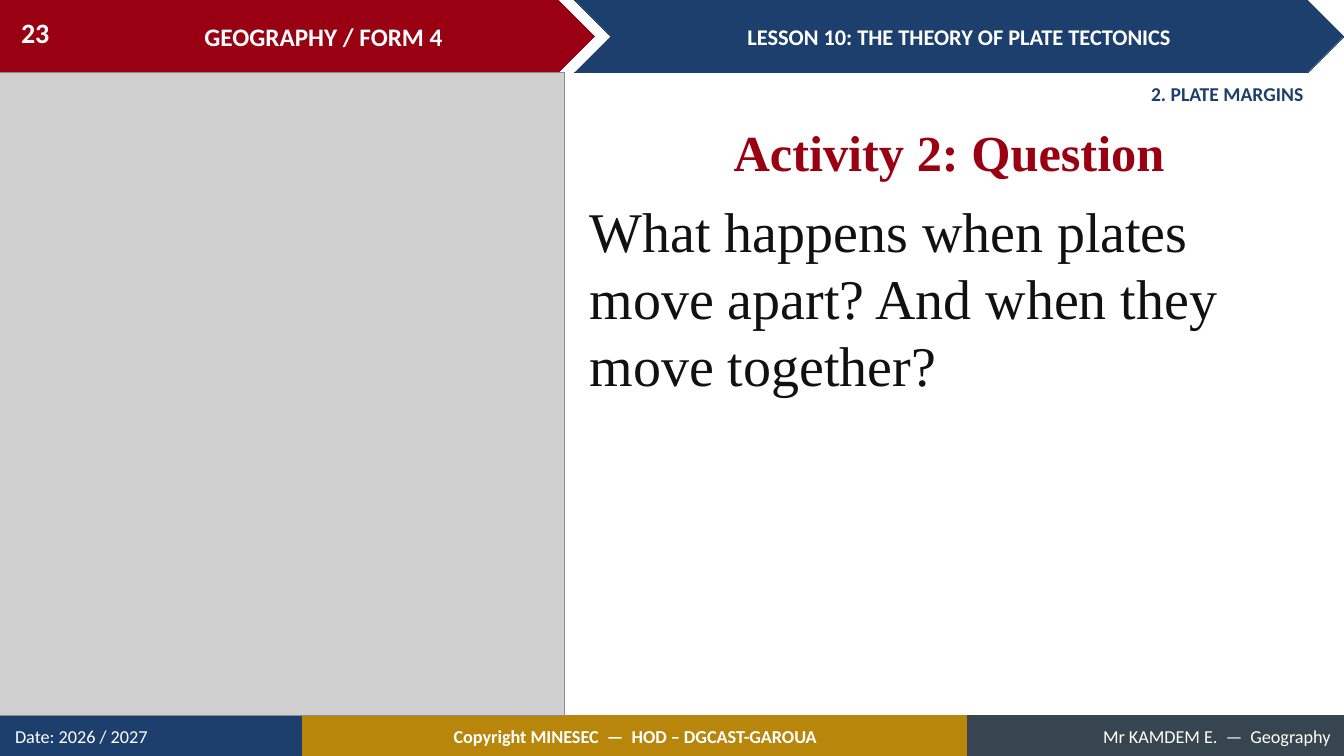
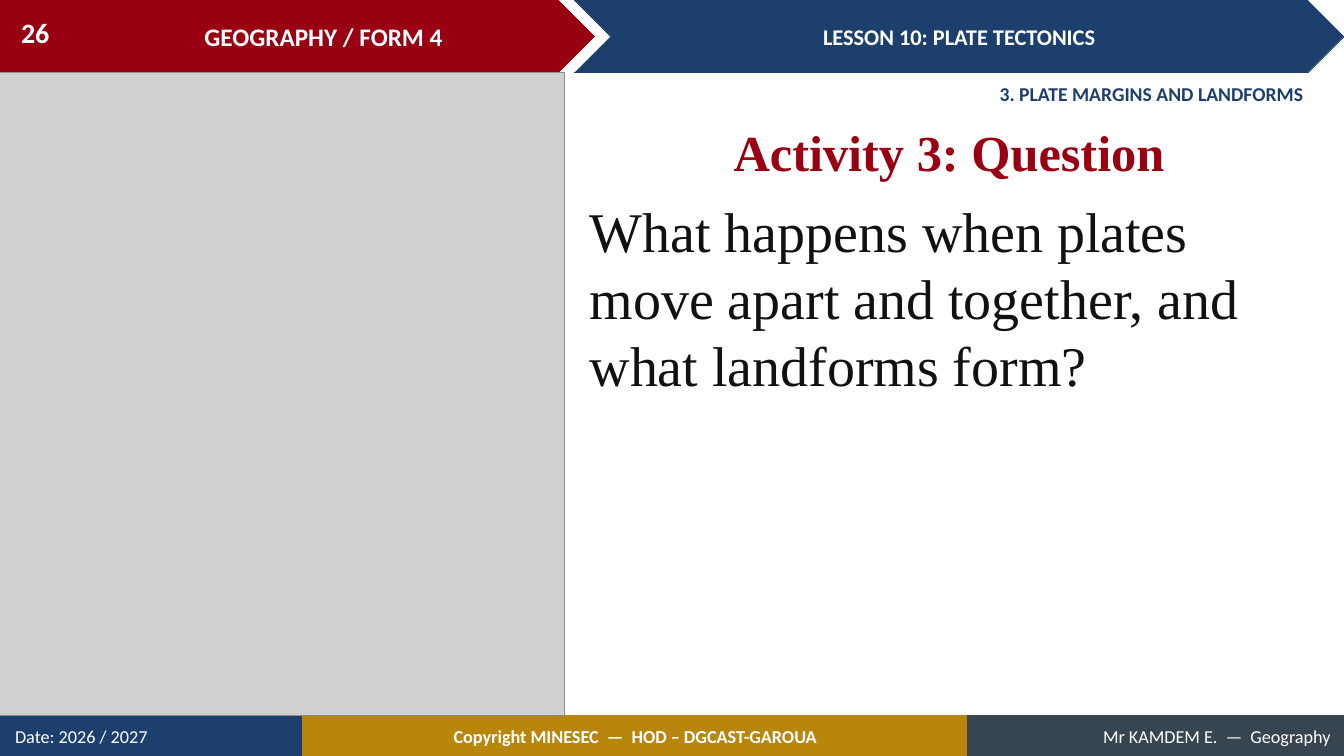
Before and after one commit to Berthautk/linea-github, a slide deck: slide 26 of lecons/F3/13_FORM4_LESSON10_Plate_Tectonics.pptx (slide 23 before the commit). Drawn at 1344x756 pixels with LibreOffice and Linux fonts; fonts in the diff are those of the drawing; grey boxes stand for pictures. Boxes give left, top, right and bottom in pixels: in the first picture for what was removed or moved away, otherwise in the second. Text is boxed around its words. In the diff, an @@ line names an element or a change of style, - is before the commit and + after.

```diff
--- a/lecons/F3/13_FORM4_LESSON10_Plate_Tectonics.pptx
+++ b/lecons/F3/13_FORM4_LESSON10_Plate_Tectonics.pptx
@@ page number at (21,24,49,44): text changed @@
-23
+26
@@ text in chevron at (823,30,1095,45): text changed @@
-LESSON 10: THE THEORY OF PLATE TECTONICS
+LESSON 10: PLATE TECTONICS
@@ text at (1000,88,1303,101): text changed @@
-2. PLATE MARGINS
+3. PLATE MARGINS AND LANDFORMS
@@ text at (734,136,1164,181): text changed @@
-Activity 2: Question
+Activity 3: Question
@@ text at (590,213,1238,387): text changed @@
-What happens when plates move apart? And when they move together?
+What happens when plates move apart and together, and what landforms form?
```
Also in this commit, not shown: 42 other slides changed, 5 slides added, 2 slides removed, 15 other files.
